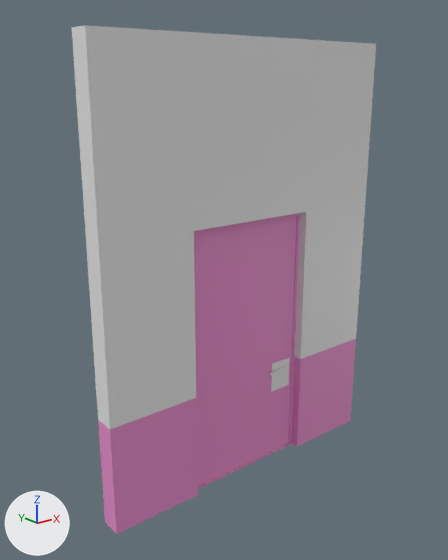
A saved change to the FBX model Peter/Assets/Models/Environments/Corridor/Raw/WallOffice7.fbx.
Before and after are seen from a 50 mm lens placed at (-3.53, -4.09, 3.62), pointed at (-0.17, 0.11, 1.94). Every picture has the same lights, and +X, +Y and +Z are marked at lower left. Where no turn or scale is listed for an object, it has been applied to the vertices.

Script lines for the objects in view, before the commit:
```python
me_cube_012 = bpy.data.meshes.new('Cube.012')
me_cube_012.from_pydata(...)  # 137 vertices, 126 faces; spans x -1.5..1.5, y -0.1..0.1, z -0.01..4.0
# faces by material slot: [22, 52, 4, 48]
me_cube_012.materials.append(mat_material_002)  # white #e7e7e7
me_cube_012.materials.append(mat_dark_wood_001)  # pink #e78eca
me_cube_012.materials.append(mat_glas_001)  # cyan #00d6e7
me_cube_012.materials.append(mat_material_003)  # white #e7e7e7
ob_walloffice4 = bpy.data.objects.new('WallOffice4', me_cube_012)
ob_walloffice4.location = (0.0, 0.0, 0.0)
```
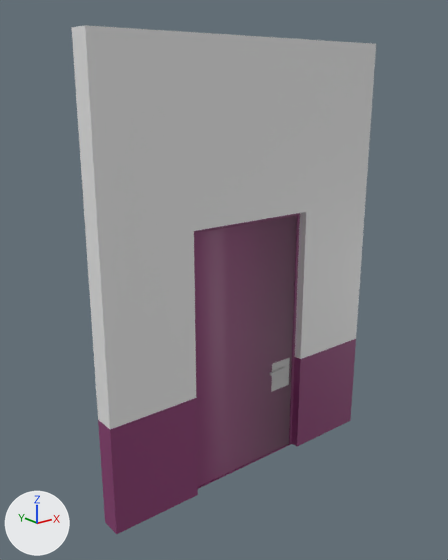
Changed parts and their boxes [x1, y1, x2, y2] in the pictures (448 x 560 px; the box of a moved part takes in the faces that stretch with it):
```json
{"part": 1, "of": "me_cube_012", "change": "moved or reshaped", "before": [194, 213, 300, 489], "after": [194, 213, 300, 489]}
{"part": 2, "of": "me_cube_012", "change": "recoloured", "before": [98, 213, 356, 534], "after": [98, 213, 356, 534]}
{"part": 3, "of": "me_cube_012", "change": "recoloured", "before": [270, 358, 290, 392], "after": [270, 358, 290, 392]}
```

Scene script edits in JSON lines:
```json
{"op": "add", "block": "mat_default_material", "code": ["mat_default_material = principled_material('Default_Material')", "mat_default_material.base_color = (0.5, 0.5, 0.5)  # grey #bcbcbc"]}
{"op": "add", "block": "mat_knob", "code": ["mat_knob = principled_material('knob')", "mat_knob.base_color = (0.5, 0.5, 0.5)  # grey #bcbcbc"]}
{"op": "add", "block": "mat_lambert2", "code": ["mat_lambert2 = principled_material('lambert2')", "mat_lambert2.base_color = (0.237, 0.0418, 0.156)  # purple #863a6e"]}
{"block": "me_cube_012", "where": "# used by ob_walloffice4; location = (0.0, 0.0, 0.0)"}
{"op": "remove", "block": "me_cube_012", "code": "me_cube_012.from_pydata(...)  # 137 vertices, 126 faces; spans x -1.5..1.5, y -0.1..0.1, z -0.01..4.0"}
{"op": "add", "block": "me_cube_012", "code": "me_cube_012.from_pydata(...)  # 144 vertices, 135 faces; spans x -1.5..1.5, y -0.1..0.1, z -0.01..4.0"}
{"block": "me_cube_012", "change": "me_cube_012 part 1"}
{"block": "me_cube_012", "change": "7 vertices are removed from x -0.62..0.52, y -0.02..0.02, z -0.01..2.46"}
{"block": "me_cube_012", "change": "22 faces are deleted"}
{"block": "me_cube_012", "change": "20 vertices are added at x -0.61..0.66, y -0.02..0.02, z 0.0..2.46"}
{"block": "me_cube_012", "change": "30 new faces join them, mat_lambert2 (purple #863a6e)"}
{"block": "me_cube_012", "change": "3 new faces join them, mat_default_material (grey #bcbcbc)"}
{"block": "me_cube_012", "change": "me_cube_012 part 2: 28 faces spanning x -1.5..1.5, y -0.1..0.1, z -0.01..2.49 switch from mat_dark_wood_001 (pink #e78eca) to mat_lambert2 (purple #863a6e)"}
{"block": "me_cube_012", "change": "me_cube_012 part 3: 42 faces spanning x 0.3..0.58, y -0.04..0.04, z 0.7..1.01 switch from mat_material_003 (white #e7e7e7) to mat_knob (grey #bcbcbc)"}
{"op": "remove", "block": "me_cube_012", "code": "me_cube_012.materials.append(mat_glas_001)  # cyan #00d6e7"}
{"op": "add", "block": "me_cube_012", "code": "me_cube_012.materials.append(mat_default_material)  # grey #bcbcbc"}
```
